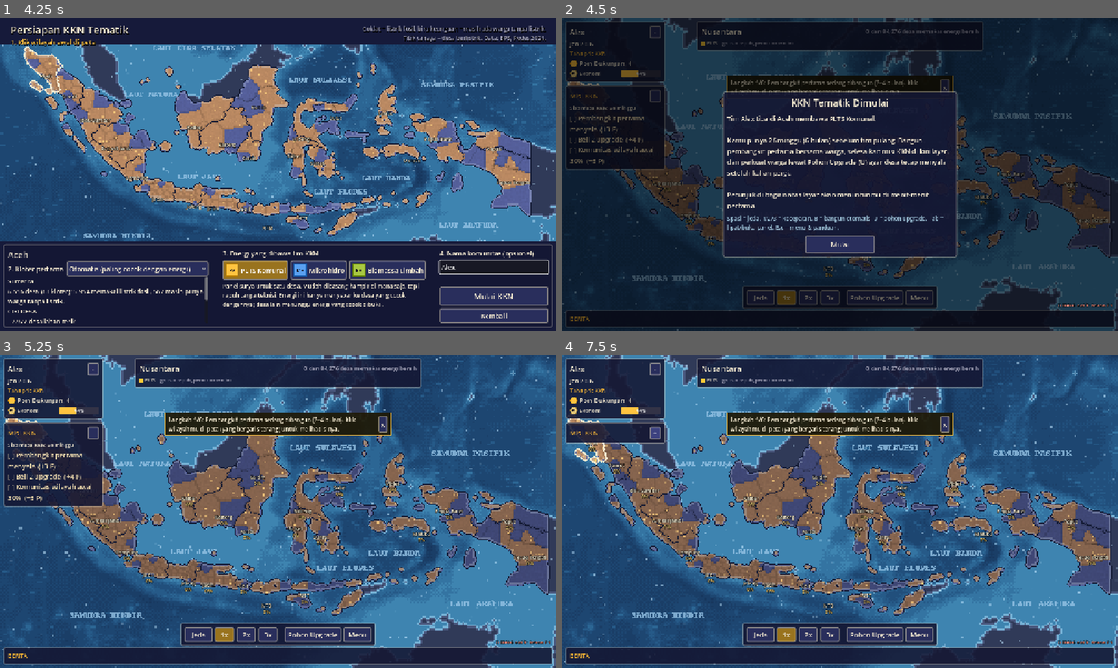
Above: before the commit, frames 1-4 (two rows, left to right).
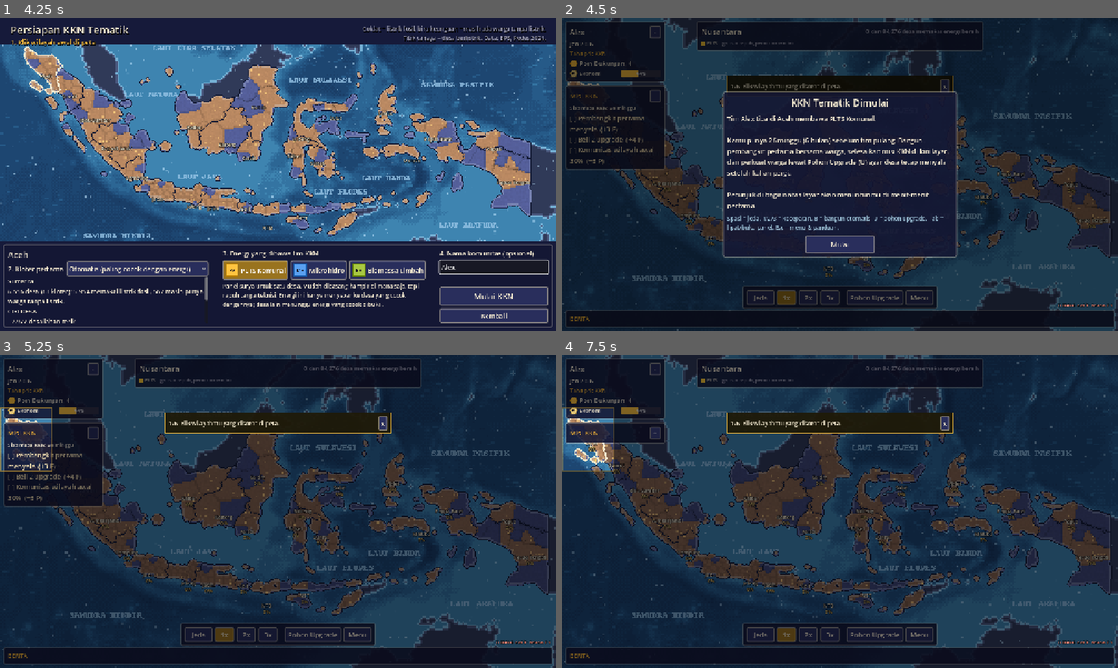
Above: after the commit, the same moments.

Repository: RizqieSufiawan/percikan-lentera
Game: Godot game, scene res://scenes/title.tscn
Two runs of this game, one before a commit and one after it. Both use one fixed random seed, a clock stepped at 60 frames per second and the inputs below. Sound files missing from this copy of the repository are replaced by a short silence.
Inputs (mouse positions are in pixels of both pictures, inside the frame that each line leads up to):
- Up to frame 1 (4.25 s): click "Mulai" at 0.5 s; click "Lanjut" at 1.25 s; click "Kembali" at 2 s; click "Lewati" at 2.75 s; click (494, 268) at 3.52 s; type "Alex" at 3.6 s
- Up to frame 2 (4.5 s): click "Mulai KKN" at 4.25 s
- Up to frame 3 (5.25 s): click "Mulai" at 5 s
- Up to frame 4 (7.5 s): click "-" at 5.75 s; click "+" at 6.5 s; click "-" at 7.25 s

Frame 1 is identical in both runs. In frame 2, 0.5% of the frame differs, in the area x 30-70%, y 19-24%; in frame 3, 94%; in frame 4, 94%, in the area x 0-100%, y 0-100%.

Commit message:
Sorotan tutorial

Diff:
--- a/project.godot
+++ b/project.godot
@@ -1,5 +1,10 @@
 ; Engine configuration file.
-; Percikan Lentera - prototipe ADIKARA 2026
+; It's best edited using the editor UI and not directly,
+; since the parameters that go here are not all obvious.
+;
+; Format:
+;   [section] ; section goes between []
+;   param=value ; assign values to parameters
 
 config_version=5
 
@@ -23,6 +28,10 @@
 window/stretch/mode="canvas_items"
 window/stretch/aspect="expand"
 
+[dotnet]
+
+project/assembly_name="Percikan Lentera"
+
 [gui]
 
 theme/custom="res://assets/ui/main_theme.tres"
--- a/scripts/ui/game_screen.gd
+++ b/scripts/ui/game_screen.gd
@@ -598,6 +598,11 @@
 	stack.offset_right = 260.0
 	stack.offset_top = 132.0
 	stack.offset_bottom = 132.0
+	_hint_stack = stack
+	_spotlight = Spotlight.new()
+	_spotlight.visible = false
+	add_child(_spotlight)
+	move_child(_spotlight, stack.get_index())
 	_build_hints(stack)
 	_toast_box = VBoxContainer.new()
 	_toast_box.mouse_filter = Control.MOUSE_FILTER_IGNORE
@@ -608,6 +613,8 @@
 # ---------------------------------------------------------------- petunjuk menit pertama
 
 var _hint_panel: PanelContainer
+var _hint_stack: VBoxContainer
+var _spotlight: Spotlight
 var _hint_label: Label
 var _hint_step: int = 0
 var _hint_timer: float = 0.0
@@ -618,17 +625,17 @@
 func _hint_steps() -> Array:
 	var sim := Game.sim
 	return [
-		["Langkah 1/6: Pembangkit pertama sedang dibangun (2–4 bulan). Klik wilayahmu di peta (yang bergaris terang) untuk melihat isinya.",
+		["1/6  Klik wilayahmu yang disorot di peta.",
 			func(): return province_panel.visible],
-		["Langkah 2/6: Panel kanan berisi kloter desa di wilayah ini. Klik satu kloter untuk melihat ciri alam dan energi yang cocok.",
+		["2/6  Klik satu kloter untuk melihat energi yang cocok.",
 			func(): return province_panel.village_index >= 0 or _hint_timer > 12.0],
-		["Langkah 3/6: Buka Pohon Upgrade (U, tombol yang berkedip di bawah). Tab Edukasi & Warga mempercepat Kekuatan Komunitas.",
+		["3/6  Buka Pohon Upgrade (U) dan beli satu upgrade.",
 			func(): return int(sim.counters.get(&"upgrades_bought", 0)) >= 1],
-		["Langkah 4/6: Di tab Sumber Energi, tiap energi punya cabang sendiri: Output Listrik, Material Bangunan, lalu Teknisi Warga. Perkuat energi yang kamu pakai.",
+		["4/6  Tab Sumber Energi: perkuat energi yang kamu pakai.",
 			func(): return _owns_energy_branch() or int(sim.counters.get(&"upgrades_bought", 0)) >= 3],
-		["Langkah 5/6: Setelah desa pertama menyala, tombol Otomatis (B) muncul di bawah. Saat nyala, warga membangun kloter berikutnya sendiri jika Komunitas wilayah minimal %d." % int(Game.db.config.auto_build_min_community),
+		["5/6  Otomatis (B): warga membangun kloter berikutnya sendiri.",
 			func(): return _reveal_lit and _hint_timer > 10.0],
-		["Langkah 6/6: Klik gelembung yang muncul di peta untuk Poin tambahan. Arahkan mouse ke wilayah lain untuk melihat ciri desanya.",
+		["6/6  Klik gelembung di peta untuk Poin tambahan.",
 			func(): return _hint_timer > 14.0],
 	]
 
@@ -686,6 +693,7 @@
 
 
 func _update_hints(delta: float) -> void:
+	_update_spotlight()
 	if _hint_panel == null:
 		return
 	_hint_check += delta
@@ -704,6 +712,70 @@
 	if advanced:
 		Audio.sfx(&"point")
 		_show_hint()
+
+
+## Sorotan tutorial: redupkan layar kecuali hal yang dituju langkah petunjuk sekarang.
+## Saat Pohon Upgrade terbuka, petunjuk dipindah ke atas panel itu supaya tetap terbaca.
+func _update_spotlight() -> void:
+	if _hint_stack == null:
+		return
+	var up_open := upgrade_panel.visible
+	var busy: bool = modal.is_busy()
+	# Urutan lapisan: HUD < sorotan < petunjuk < (panel upgrade) < kartu popup.
+	# Saat panel upgrade terbuka: panel upgrade < sorotan < petunjuk < kartu popup.
+	if up_open != _hint_layer_up:
+		_hint_layer_up = up_open
+		if up_open:
+			_place_after(_spotlight, upgrade_panel)
+			_place_after(_hint_stack, _spotlight)
+		else:
+			var below: Node = get_node_or_null("UpgradeDim")
+			_place_before(_hint_stack, below if below else modal)
+			_place_before(_spotlight, _hint_stack)
+	_hint_stack.offset_top = 4.0 if up_open else 132.0
+	# Notifikasi kecil disembunyikan selama Pohon Upgrade terbuka supaya tidak menutupi judulnya.
+	if _toast_box:
+		_toast_box.visible = not up_open
+	_hint_stack.offset_bottom = _hint_stack.offset_top
+	if _hint_panel == null or busy:
+		_spotlight.set_hole(Rect2())
+		return
+	_spotlight.set_hole(_hint_target(up_open))
+
+
+var _hint_layer_up := false
+
+
+func _place_after(node: Node, ref: Node) -> void:
+	var i := ref.get_index()
+	move_child(node, i if node.get_index() < i else i + 1)
+
+
+func _place_before(node: Node, ref: Node) -> void:
+	var i := ref.get_index()
+	move_child(node, i - 1 if node.get_index() < i else i)
+
+
+func _hint_target(up_open: bool) -> Rect2:
+	match _hint_step:
+		0:
+			return Rect2() if up_open else map.province_rect(Game.sim.start_province)
+		1:
+			return province_panel.get_global_rect() if province_panel.visible and not up_open else Rect2()
+		2:
+			return Rect2() if up_open else %UpgradeBtn.get_global_rect()
+		3:
+			if not up_open:
+				return %UpgradeBtn.get_global_rect()
+			var tabs: TabContainer = upgrade_panel.tabs
+			if tabs.current_tab == 0:
+				return Rect2()
+			var bar := tabs.get_tab_bar()
+			var r := bar.get_tab_rect(0)
+			return Rect2(bar.global_position + r.position, r.size)
+		4:
+			return _auto_btn.get_global_rect() if _auto_btn and _auto_btn.visible and not up_open else Rect2()
+	return Rect2()
 
 
 ## Notifikasi kecil yang tidak menjeda permainan, hilang sendiri setelah beberapa detik.
--- a/scripts/ui/map_view.gd
+++ b/scripts/ui/map_view.gd
@@ -191,6 +191,20 @@
 	return map_offset() + ref_pos * map_scale()
 
 
+## Kotak (koordinat global) yang memuat semua sel kloter satu wilayah. Dipakai sorotan tutorial.
+func province_rect(id: StringName) -> Rect2:
+	if not _cell_base.has(id):
+		return Rect2()
+	var p := Game.db.get_province(id)
+	var base: int = _cell_base[id]
+	var r := Rect2()
+	for k in range(base, base + p.village_list.size()):
+		var c := Rect2(_seed_pos[k], Vector2.ZERO).grow(maxf(4.0, _max_r[k] - 6.0))
+		r = c if r.size == Vector2.ZERO else r.merge(c)
+	var a := to_screen(r.position)
+	return Rect2(global_position + a, r.size * map_scale())
+
+
 func to_ref(screen_pos: Vector2) -> Vector2:
 	return (screen_pos - map_offset()) / map_scale()
 
--- a/scripts/ui/setup_screen.gd
+++ b/scripts/ui/setup_screen.gd
@@ -30,6 +30,8 @@
 		%EnergyList.add_child(b)
 		_energy_buttons[e.id] = b
 	%VillagePick.item_selected.connect(_pick_village)
+	# Daftar kloter panjang: popup dibatasi ±6 baris lalu bisa di-scroll.
+	%VillagePick.get_popup().max_size = Vector2i(100000, 200)
 	%NameEdit.text = Game.chosen_name
 	%StartBtn.pressed.connect(_on_start)
 	%BackBtn.pressed.connect(func(): Game.goto("title"))
--- /dev/null
+++ b/scripts/ui/spotlight.gd
@@ -0,0 +1,41 @@
+class_name Spotlight
+extends Control
+## Lapisan tutorial: seluruh layar diredupkan kecuali satu kotak (hal yang harus diklik pemain),
+## dengan bingkai berkedip di sekelilingnya. Tidak menangkap klik, jadi permainan tetap bisa dimainkan.
+
+const DIM := Color(0.0, 0.0, 0.02, 0.5)
+const PAD := 6.0
+
+var hole := Rect2()
+
+
+func _ready() -> void:
+	mouse_filter = Control.MOUSE_FILTER_IGNORE
+	set_anchors_and_offsets_preset(Control.PRESET_FULL_RECT)
+
+
+func set_hole(rect: Rect2) -> void:
+	visible = rect.size != Vector2.ZERO
+	if not visible:
+		return
+	# Koordinat global -> lokal lapisan ini.
+	var local := Rect2(rect.position - global_position, rect.size).grow(PAD)
+	if not local.is_equal_approx(hole):
+		hole = local
+	queue_redraw()
+
+
+func _process(_delta: float) -> void:
+	if visible:
+		queue_redraw()
+
+
+func _draw() -> void:
+	var full := Rect2(Vector2.ZERO, size)
+	var h := hole.intersection(full)
+	draw_rect(Rect2(0, 0, size.x, h.position.y), DIM)
+	draw_rect(Rect2(0, h.end.y, size.x, size.y - h.end.y), DIM)
+	draw_rect(Rect2(0, h.position.y, h.position.x, h.size.y), DIM)
+	draw_rect(Rect2(h.end.x, h.position.y, size.x - h.end.x, h.size.y), DIM)
+	var a := 0.55 + 0.45 * sin(Time.get_ticks_msec() / 220.0)
+	draw_rect(h, Color(Palette.LIT, a), false, 3.0)
--- a/tests/screenshot_tour.gd
+++ b/tests/screenshot_tour.gd
@@ -54,6 +54,14 @@
 	Game.goto("setup")
 	await _wait(0.5)
 	await _shot("02_setup")
+	var setup := get_tree().current_scene
+	setup._pick_province(&"jatim", false)
+	var pick: OptionButton = setup.get_node_or_null("%VillagePick")
+	if pick:
+		pick.show_popup()
+		await _wait(0.3)
+		await _shot("02b_setup_kloter_list")
+		pick.get_popup().hide()
 
 	Game.chosen_province = &"ntt"
 	Game.chosen_energy = &"plts"
Not shown, added: scripts/ui/spotlight.gd.uid
